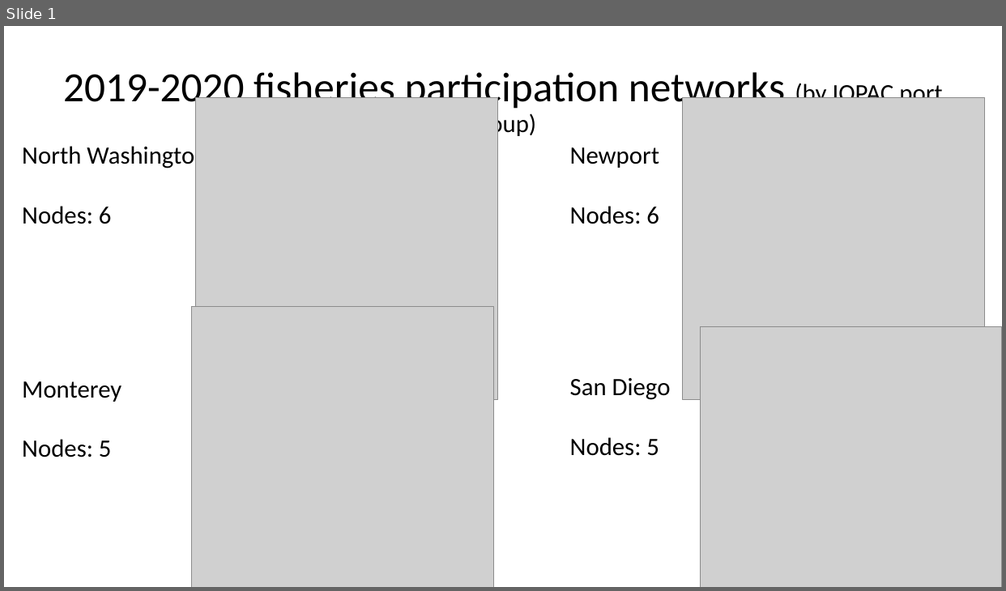
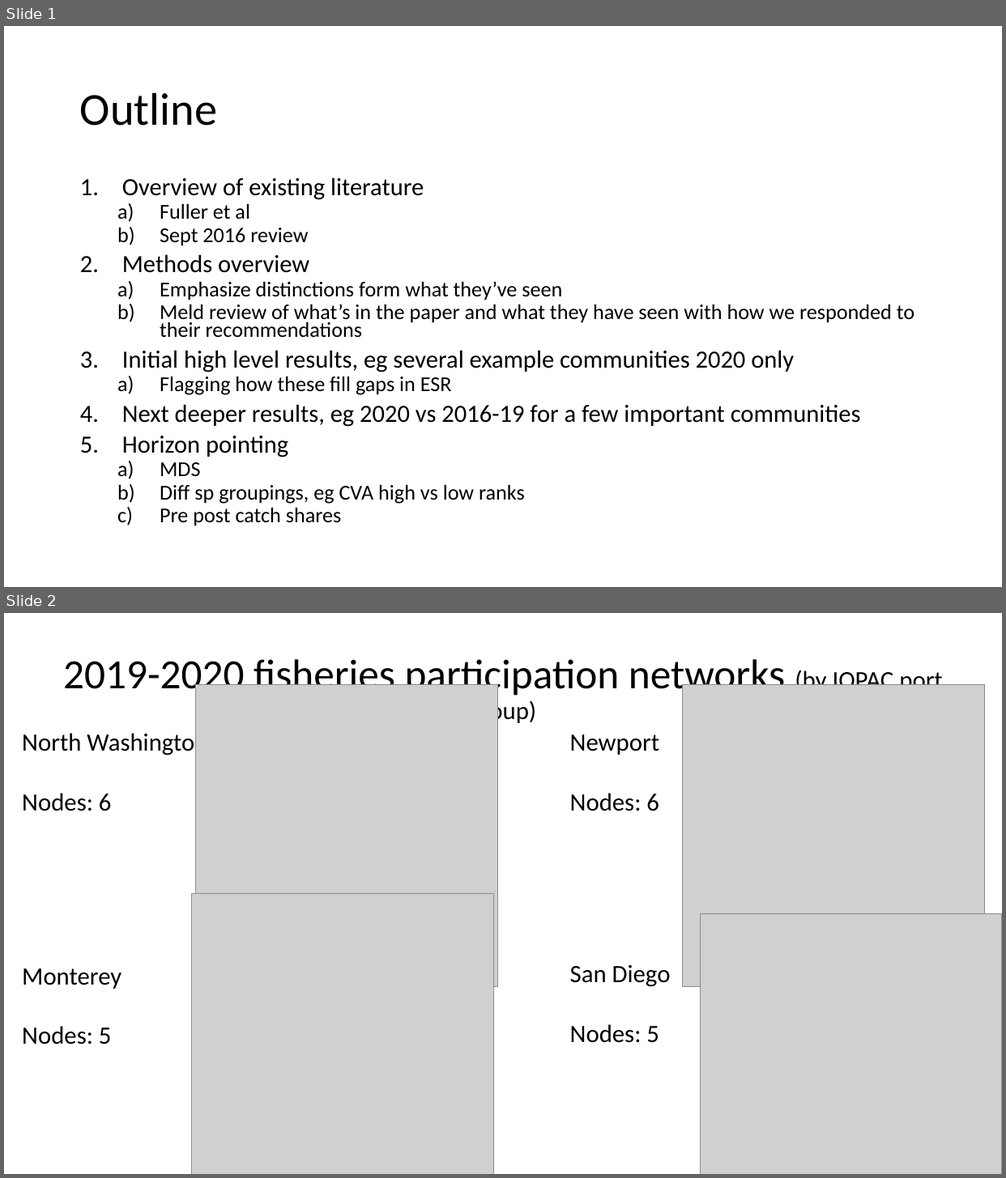
Before and after one commit to jameals/cciea_networks, a slide deck: presentations/networks_ssces_jan2020.pptx. Shown one above the other, each under a label of ours: slide 1 before the commit, slides 1 and 2 after it. The pictures are 1006x591 and 1006x1178 pixels, drawn with LibreOffice and Linux fonts; fonts in the diff are those of the drawing; grey boxes stand for pictures. Boxes give left, top, right and bottom in pixels: in the first picture for what was removed or moved away, otherwise in the second. Text is boxed around its words. In the diff, an @@ line names an element or a change of style, - is before the commit and + after.

Commit message:
updated ppt

```diff
--- a/presentations/networks_ssces_jan2020.pptx
+++ b/presentations/networks_ssces_jan2020.pptx
@@ slide 1 added at (4,26,1002,587), background #FFFFFF @@
@@ title added at (80,92,217,126), 44 pt, text #000000 @@
+Outline
@@ text added at (122,177,914,527), 20.4 pt, text #000000 @@
+1. Overview of existing literature
+  a) Fuller et al
+  b) Sept 2016 review
+2. Methods overview
+  a) Emphasize distinctions form what they’ve seen
+  b) Meld review of what’s in the paper and what they have seen with how we responded to their recommendations
+3. Initial high level results, eg several example communities 2020 only
+  a) Flagging how these fill gaps in ESR
+4. Next deeper results, eg 2020 vs 2016-19 for a few important communities
+5. Horizon pointing
+  a) MDS
+  b) Diff sp groupings, eg CVA high vs low ranks
+  c) Pre post catch shares
@@ what was slide 1 is now slide 2 @@
```
Also in this commit, not shown: 1 other file.
